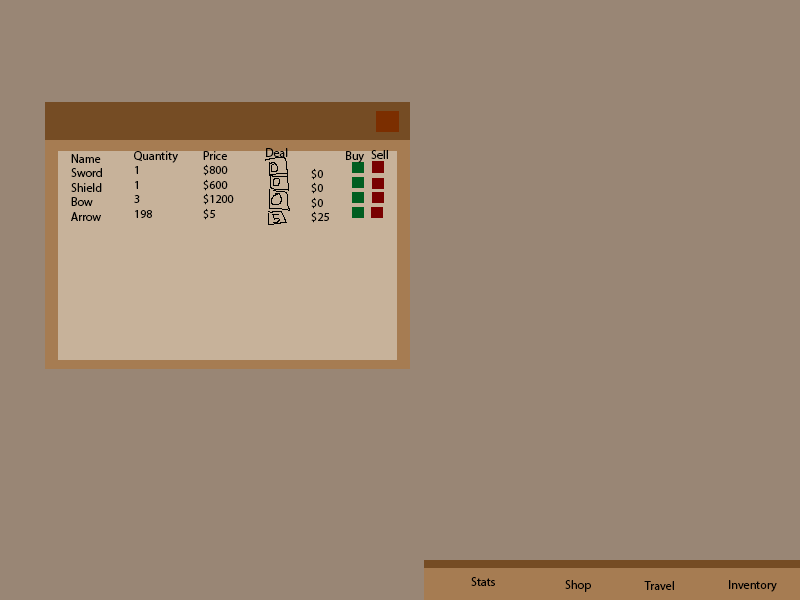
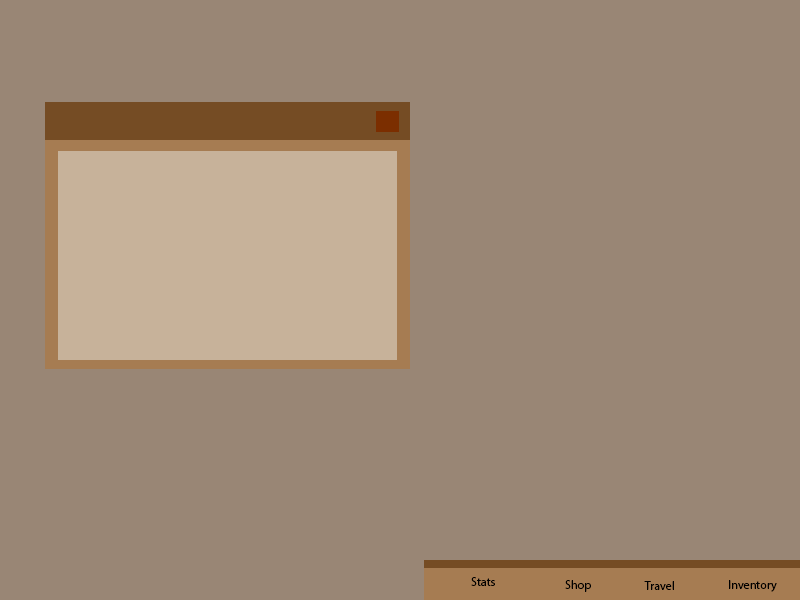
Layer changes from the first 800×600 image to the second:
moved "Price $800 $600 $1200 $5" into group "Group 1" over <box>203,151,234,220</box>
moved "Quantity 1 1 3 198" into group "Group 1" over <box>134,151,178,218</box>
moved "Name Sword Shield Bow Arrow" into group "Group 1" over <box>71,154,102,221</box>
moved "Sell" into group "Group 1" over <box>371,150,388,159</box>
moved "Buy" into group "Group 1" over <box>346,151,364,163</box>
moved "$0 $0 $0 $25" into group "Group 1" over <box>311,168,329,223</box>
moved "Deal" into group "Group 1" over <box>266,148,288,157</box>
painted on "Inventory Contents" over <box>265,157,384,225</box>
